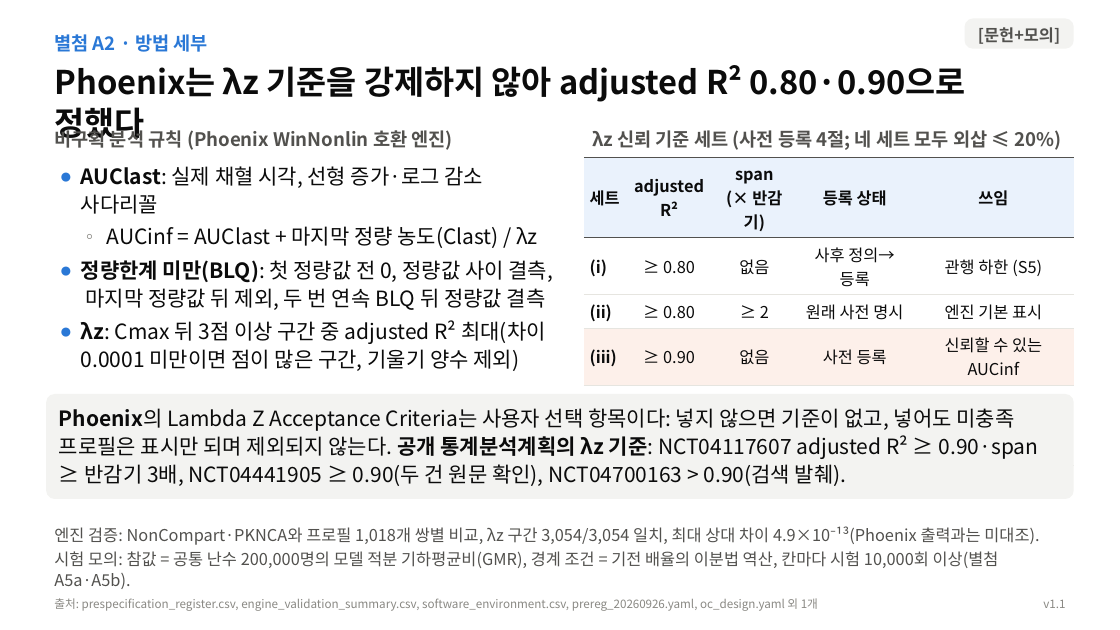
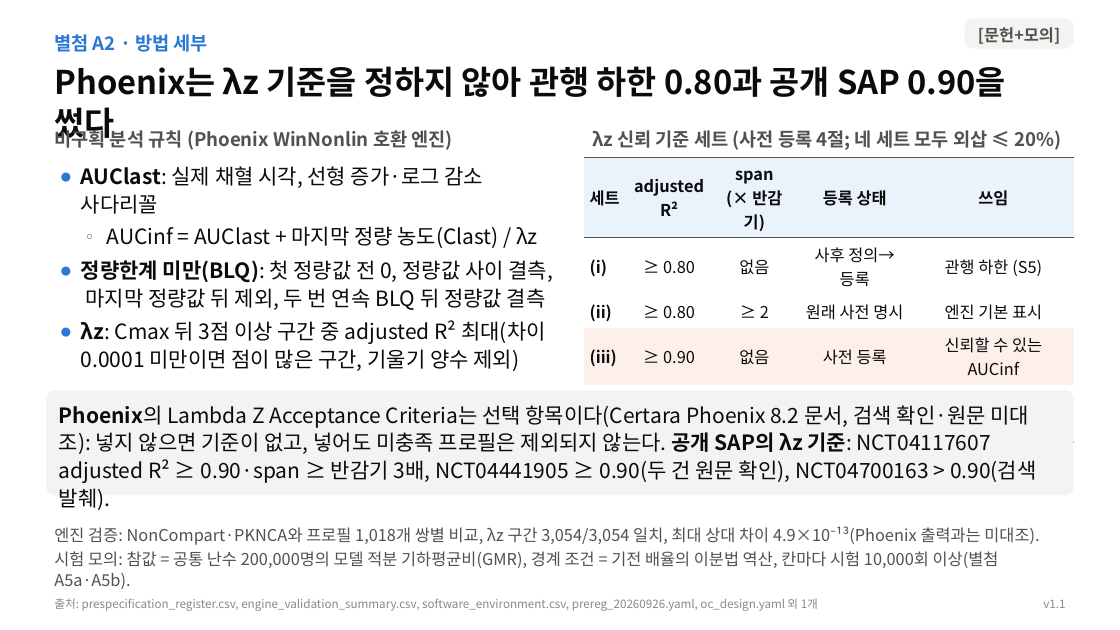
Before and after one commit to DHKQSP/dupilumab-sim, a slide deck: slide 12 of reports/deck/dupilumab_AUCinf_core_deck_v1.1.pptx. Drawn at 1120x630 pixels with LibreOffice and Linux fonts; fonts in the diff are those of the drawing. Boxes give left, top, right and bottom in pixels: in the first picture for what was removed or moved away, otherwise in the second. Text is boxed around its words. In the diff, an @@ line names an element or a change of style, - is before the commit and + after.

```diff
--- a/reports/deck/dupilumab_AUCinf_core_deck_v1.1.pptx
+++ b/reports/deck/dupilumab_AUCinf_core_deck_v1.1.pptx
@@ text at (54, 66, 1006, 97): text changed @@
-Phoenix는 λz 기준을 강제하지 않아 adjusted R² 0.80·0.90으로 정했다
+Phoenix는 λz 기준을 정하지 않아 관행 하한 0.80과 공개 SAP 0.90을 썼다
@@ table at (584, 157, 1074, 442) @@
-row 5, column 5: NCT04117607 조건 + 외삽 20% 이하
+row 5, column 5: NCT04117607 + 외삽 20% 이하
@@ borders changed @@
@@ text in rounded rectangle at (59, 405, 1037, 510): text changed @@
-Phoenix의 Lambda Z Acceptance Criteria는 사용자 선택 항목이다: 넣지 않으면 기준이 없고, 넣어도 미충족 프로필은 표시만 되며 제외되지 않는다. 공개 통계분석계획의 λz 기준: NCT04117607 adjusted R² ≥ 0.90·span ≥ 반감기 3배, NCT04441905 ≥ 0.90(두 건 원문 확인), NCT04700163 > 0.90(검색 발췌).
+Phoenix의 Lambda Z Acceptance Criteria는 선택 항목이다(Certara Phoenix 8.2 문서, 검색 확인·원문 미대조): 넣지 않으면 기준이 없고, 넣어도 미충족 프로필은 제외되지 않는다. 공개 SAP의 λz 기준: NCT04117607 adjusted R² ≥ 0.90·span ≥ 반감기 3배, NCT04441905 ≥ 0.90(두 건 원문 확인), NCT04700163 > 0.90(검색 발췌).
```
Also in this commit, not shown: 12 other slides changed, 8 other files.
